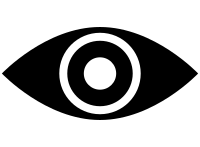
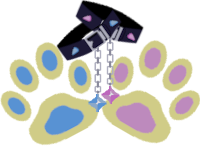
The second 200 × 147 image is a revision of the first. Changes to its layers:
hid "1535065092.svg" over [1, 27, 199, 120]
added layer "fwmc fuwawa collar コピー2" above "fwmc mococo collar" over [56, 6, 123, 62]
added layer "fwmc mococo collar" above "fwmc fuwawa collar" over [74, 0, 145, 45]
added layer "fwmc fuwawa collar" above "fwmc jewel_fuwawa コピー" over [56, 6, 123, 62]
added layer "fwmc jewel_fuwawa コピー" above "fwmc jewel_mococo コピー" over [88, 46, 107, 113]
added layer "fwmc jewel_mococo コピー" above "fwmc fuwawa" over [101, 38, 120, 105]
added layer "fwmc fuwawa" above "fwmc mococo" over [0, 41, 100, 146]
added layer "fwmc mococo" above "fuwamoco" over [101, 39, 200, 144]
